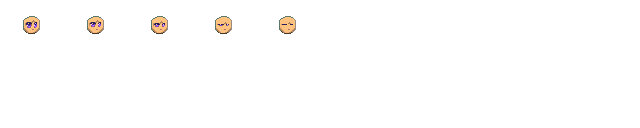
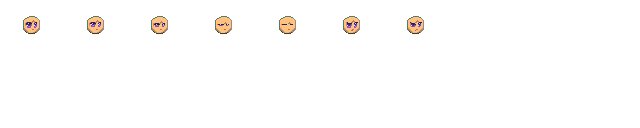
Revision of a layered (640, 128) image; what changed, layer by layer:
painted on "Animations" over bbox(343, 16, 424, 34)
